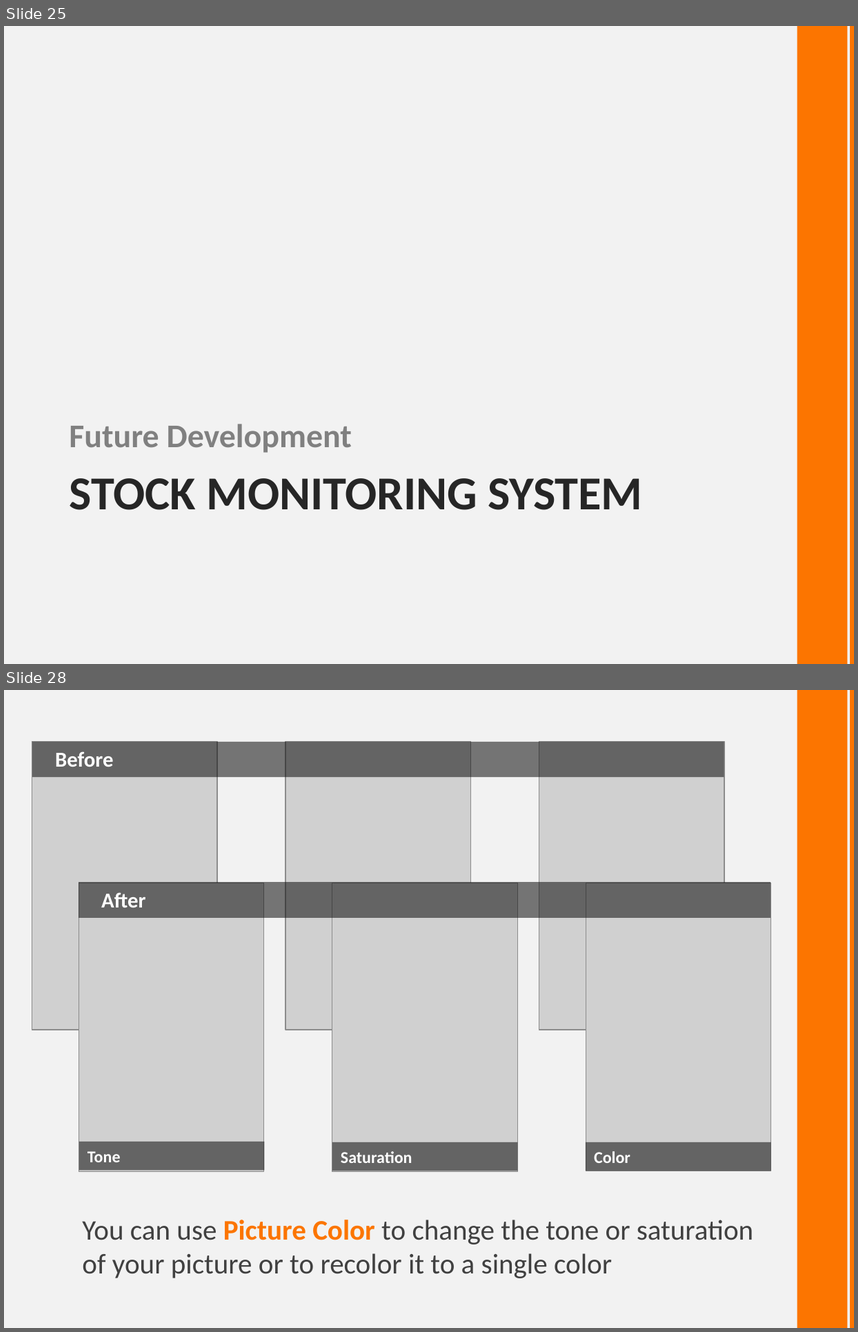
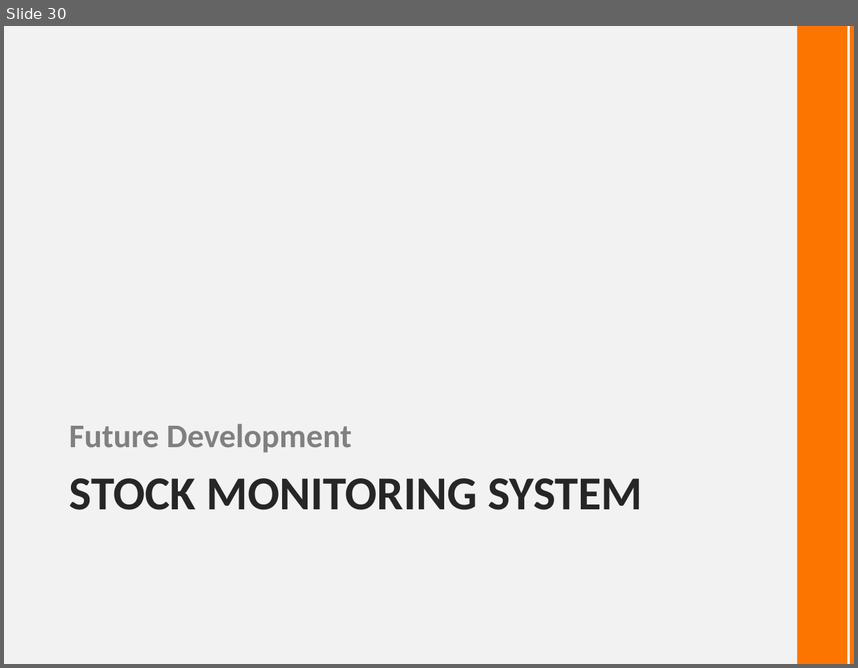
Before and after one commit to michaelleung0o0/comp3006, a slide deck: ppt/Presentation3.pptx. Shown one above the other, each under a label of ours: slides 25 and 28 before the commit, slide 30 after it; the slides between them are not shown. The pictures are 858x1332 and 858x668 pixels, drawn with LibreOffice and Linux fonts; fonts in the diff are those of the drawing; grey boxes stand for pictures; background and template pictures are left out. Boxes give left, top, right and bottom in pixels: in the first picture for what was removed or moved away, otherwise in the second. Text is boxed around its words. In the diff, an @@ line names an element or a change of style, - is before the commit and + after.

```diff
--- a/ppt/Presentation3.pptx
+++ b/ppt/Presentation3.pptx
@@ slide 28 removed at (4,690,854,1328), background #F2F2F2; not listed: 2 template elements that a slide beside it also shows @@
@@ picture removed at (32,741,217,1029) @@
@@ rectangle removed at (32,742,724,778) @@
-Before
@@ picture removed at (286,741,470,1029) @@
@@ picture removed at (539,741,724,1029) @@
@@ picture removed at (79,883,264,1171) @@
@@ rectangle removed at (79,882,771,918) @@
-After
@@ picture removed at (332,883,517,1171) @@
@@ picture removed at (586,883,771,1171) @@
@@ rectangle removed at (79,1141,264,1170) @@
-Tone
@@ rectangle removed at (332,1142,517,1171) @@
-Saturation
@@ rectangle removed at (586,1142,771,1171) @@
-Color
@@ text removed at (82,1219,753,1278) @@
-You can use Picture Color to change the tone or saturation of your picture or to recolor it to a single color
@@ what was slide 25 is now slide 30 @@
```
Also in this commit, not shown: 3 slides changed, 10 slides added, 12 other slides removed, 2 other files.
